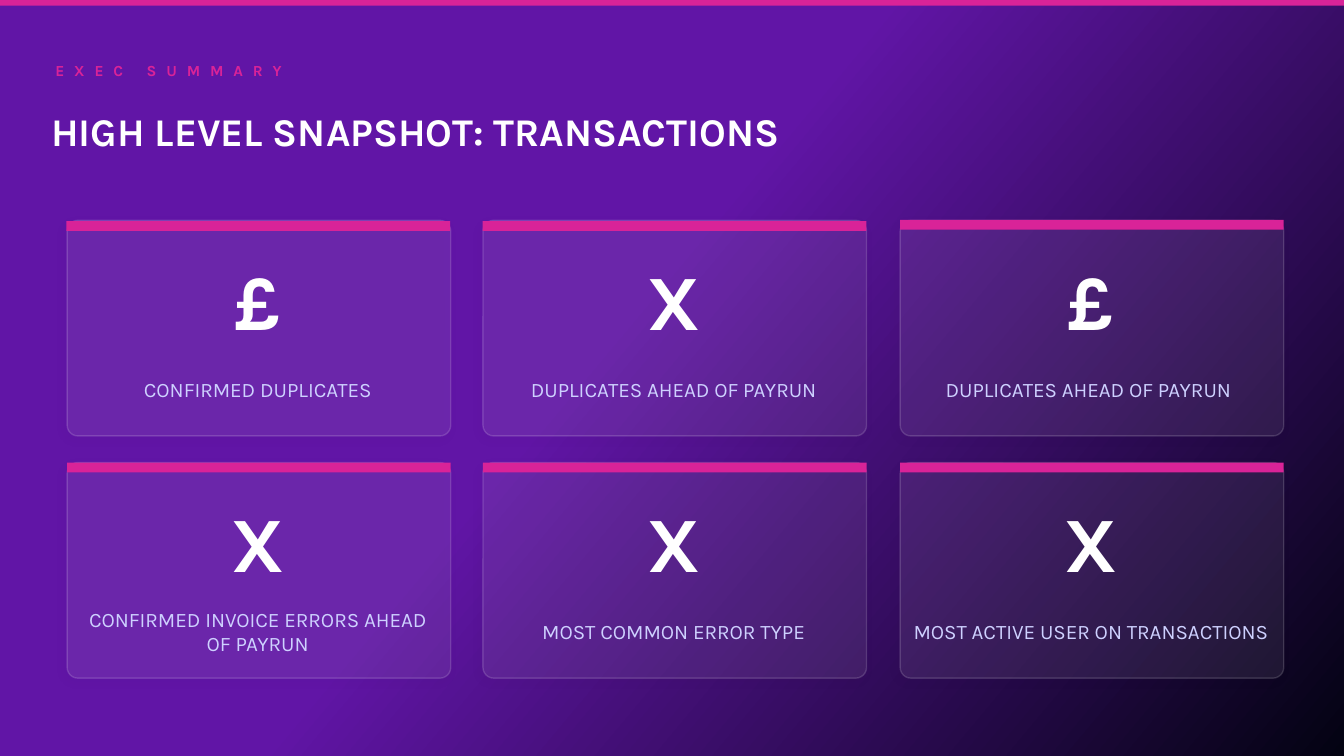
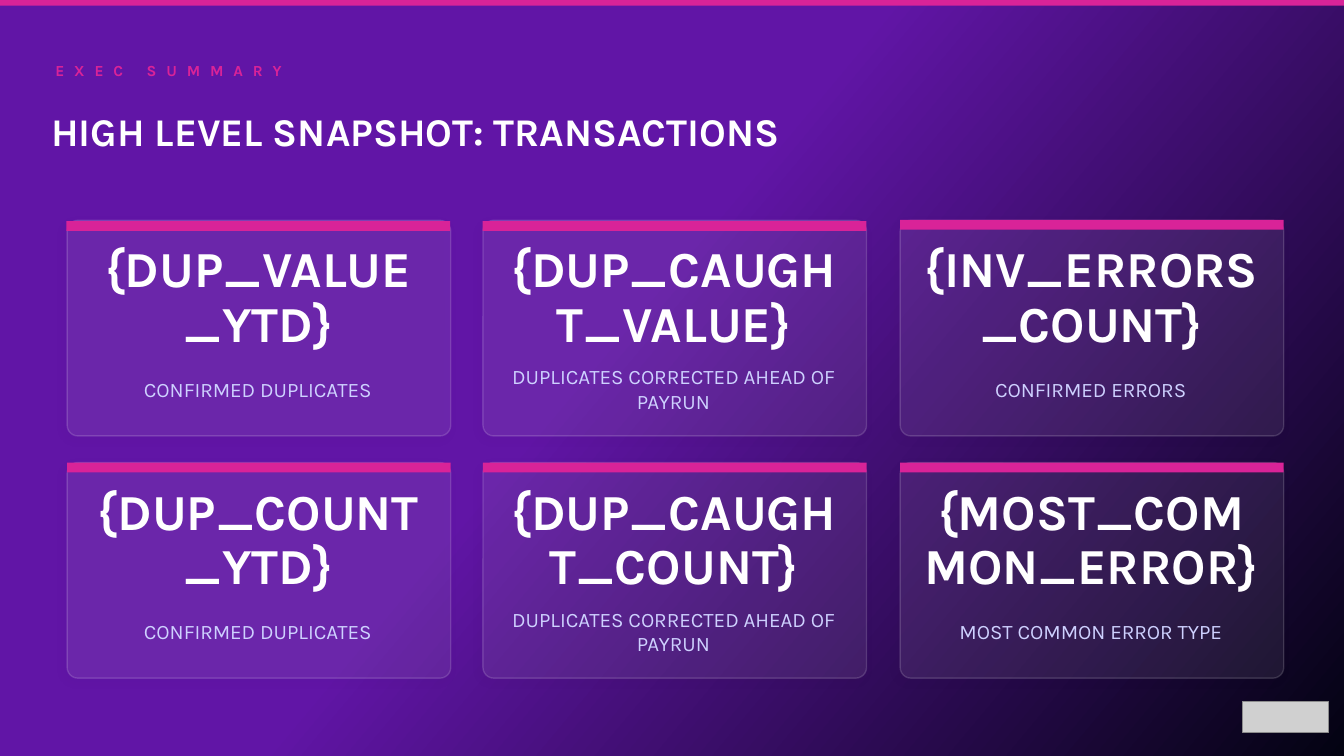
Before and after one commit to oresanniowo-beep/EBR-Gen-v2, a slide deck: slide 6 of EBR_Template.pptx (slide 9 before the commit). Drawn at 1344x756 pixels with LibreOffice and Linux fonts; fonts in the diff are those of the drawing; grey boxes stand for pictures. Boxes give left, top, right and bottom in pixels: in the first picture for what was removed or moved away, otherwise in the second. Text is boxed around its words. In the diff, an @@ line names an element or a change of style, - is before the commit and + after.

```diff
--- a/EBR_Template.pptx
+++ b/EBR_Template.pptx
@@ text at (105,247,411,350): text changed; size 56 to 36 pt @@
-£
+{DUP_VALUE_YTD}
@@ text at (512,247,837,350): text changed; size 56 to 36 pt @@
-X
+{DUP_CAUGHT_VALUE}
@@ text at (924,247,1257,350): text changed; size 56 to 36 pt @@
-£
+{INV_ERRORS_COUNT}
@@ text at (512,371,835,409): text changed @@
-DUPLICATES AHEAD OF PAYRUN
+DUPLICATES CORRECTED AHEAD OF PAYRUN
@@ text at (995,384,1186,397): text changed @@
-DUPLICATES AHEAD OF PAYRUN
+CONFIRMED ERRORS
@@ text at (98,490,419,592): text changed; size 56 to 36 pt @@
-X
+{DUP_COUNT_YTD}
@@ text at (512,490,837,592): text changed; size 56 to 36 pt @@
-X
+{DUP_CAUGHT_COUNT}
@@ text at (924,490,1258,592): text changed; size 56 to 36 pt @@
-X
+{MOST_COMMON_ERROR}
@@ text at (144,626,371,639): text changed @@
-CONFIRMED INVOICE ERRORS AHEAD OF PAYRUN
+CONFIRMED DUPLICATES
@@ text at (512,614,835,651): text changed @@
-MOST COMMON ERROR TYPE
+DUPLICATES CORRECTED AHEAD OF PAYRUN
@@ text at (959,626,1222,639): text changed @@
-MOST ACTIVE USER ON TRANSACTIONS
+MOST COMMON ERROR TYPE
@@ picture added at (1243,702,1330,733) @@
```
Also in this commit, not shown: 28 other slides changed, 10 slides added, 10 slides removed.
